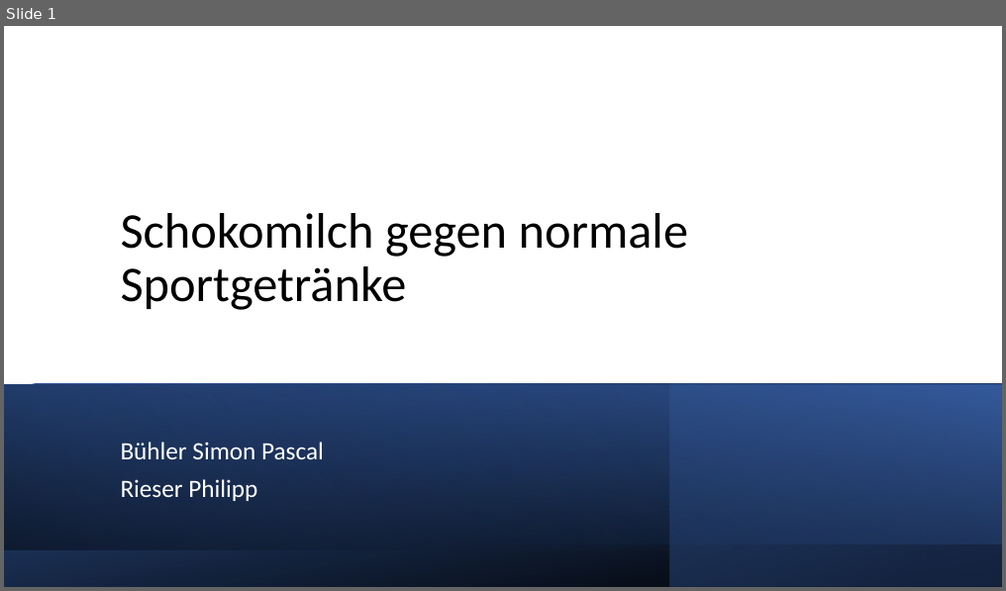
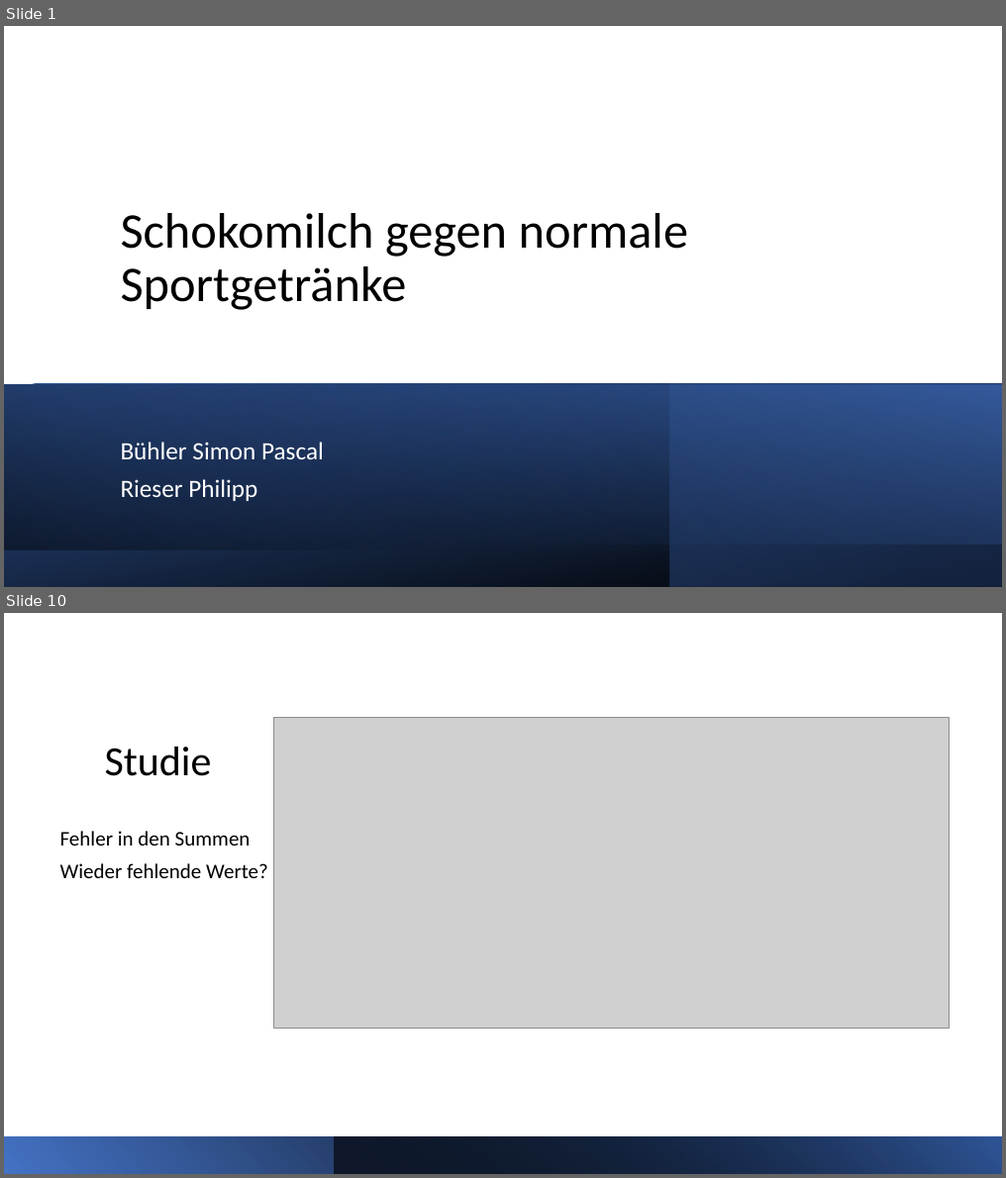
Before and after one commit to buehlpa/ChocolateMilkStudy, a slide deck: pp.pptx. Shown one above the other, each under a label of ours: slide 1 before the commit, slides 1 and 10 after it; the slides between them are not shown. The pictures are 1006x591 and 1006x1178 pixels, drawn with LibreOffice and Linux fonts; fonts in the diff are those of the drawing; grey boxes stand for pictures. Boxes give left, top, right and bottom in pixels: in the first picture for what was removed or moved away, otherwise in the second. Text is boxed around its words. In the diff, an @@ line names an element or a change of style, - is before the commit and + after.

```diff
--- a/pp.pptx
+++ b/pp.pptx
@@ slide 10 added at [4, 613, 1002, 1174], background #FFFFFF @@
@@ picture added at [273, 717, 948, 1029] @@
@@ title added at [105, 747, 212, 776], 40 pt, text #000000 @@
+Studie
@@ text added at [60, 831, 268, 878], 20 pt, text #000000 @@
+Fehler in den Summen
+Wieder fehlende Werte?
@@ rectangle added at [4, 1137, 1002, 1174], fill gradient #4472C4 to #000000 @@
@@ rectangle added at [335, 1137, 1002, 1174], fill gradient #000000 to #2F5597 @@
```
Also in this commit, not shown: 8 slides changed, 7 other slides added, 4 slides removed, 5 other files.
